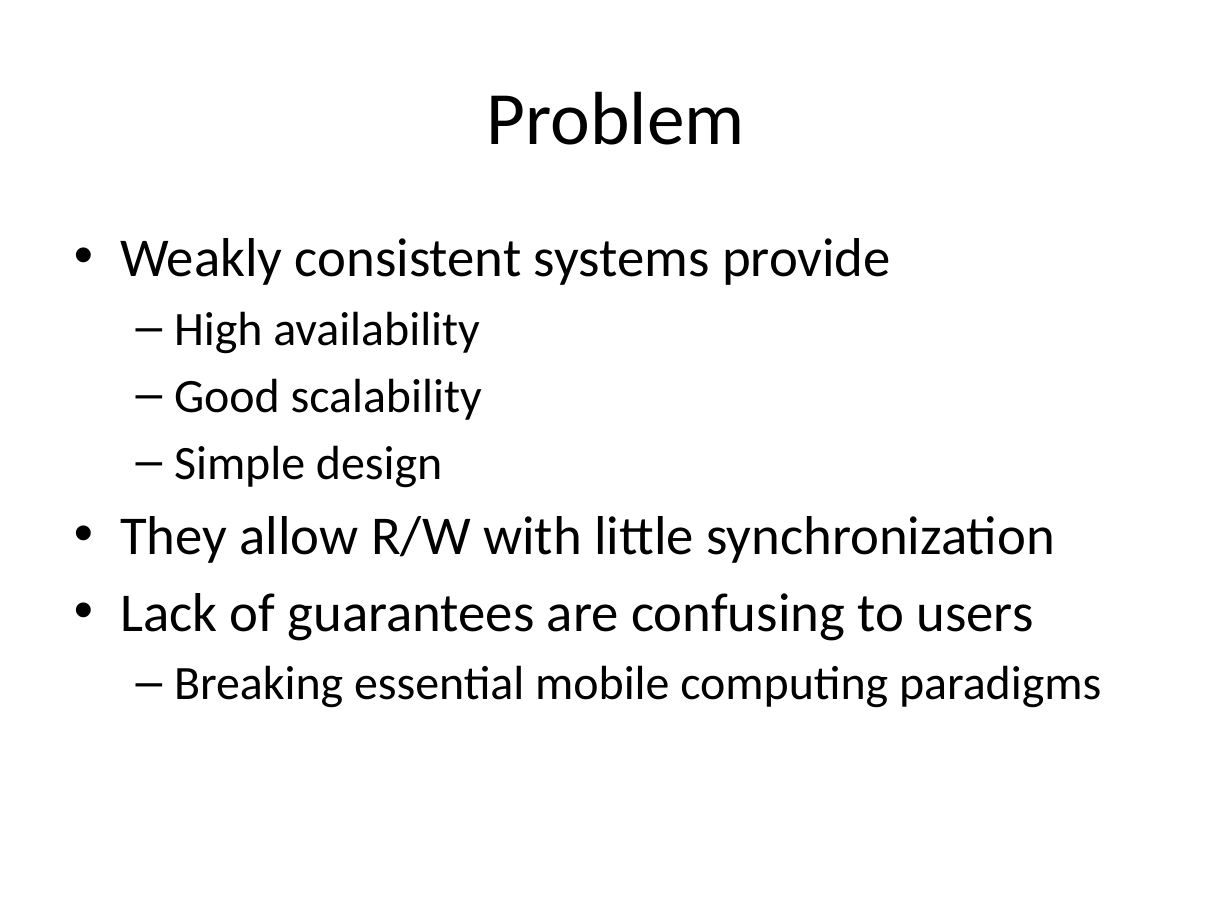
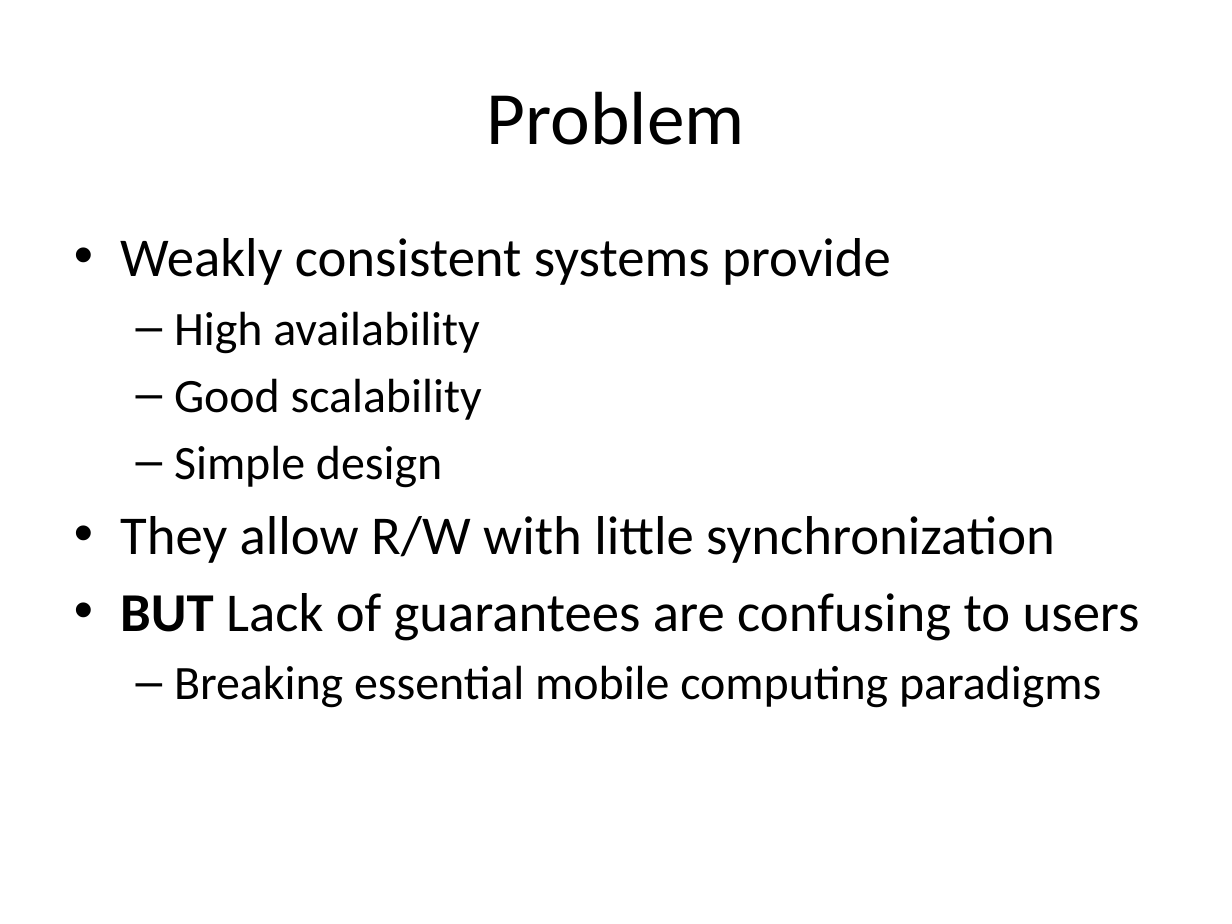
Before and after one commit to balidani/bomberman, a slide deck: slide 3 of presentation/slides_daniel.pptx. Drawn at 1232x924 pixels with LibreOffice and Linux fonts; fonts in the diff are those of the drawing. Boxes give left, top, right and bottom in pixels: in the first picture for what was removed or moved away, otherwise in the second. Text is boxed around its words. In the diff, an @@ line names an element or a change of style, - is before the commit and + after.

```diff
--- a/presentation/slides_daniel.pptx
+++ b/presentation/slides_daniel.pptx
@@ text at bbox=[120, 593, 1140, 641]: text changed @@
-• Lack of guarantees are confusing to users
+• BUT Lack of guarantees are confusing to users
```
Also in this commit, not shown: 4 other slides changed.
